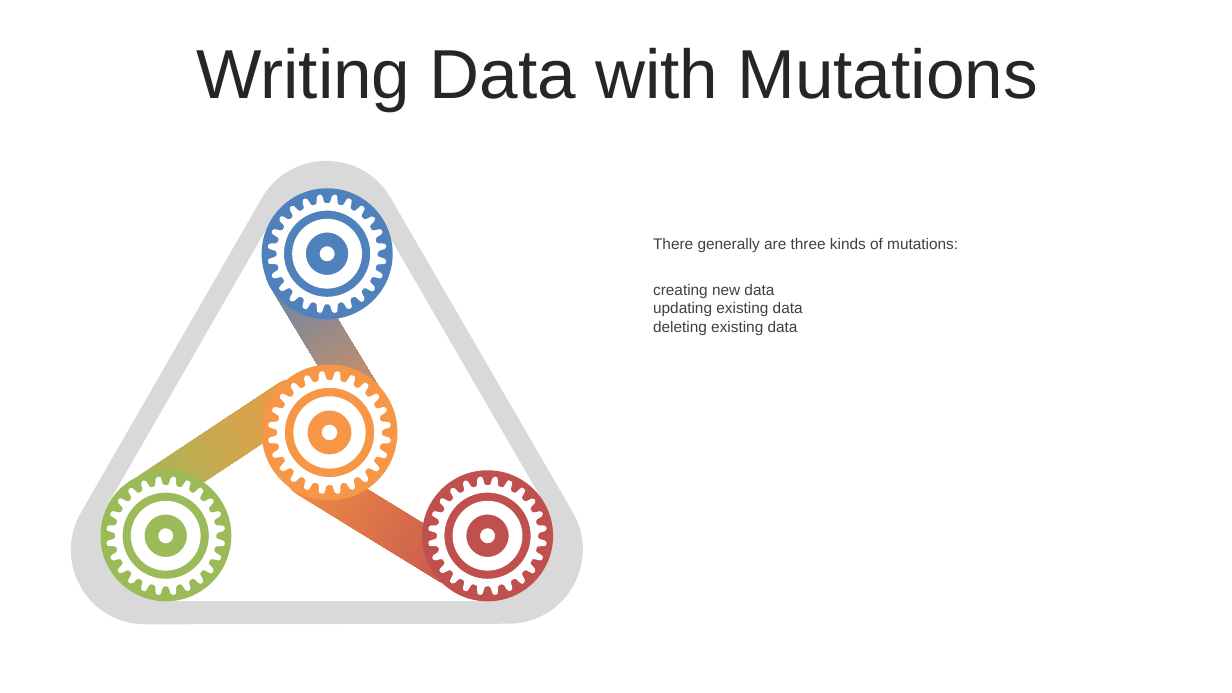
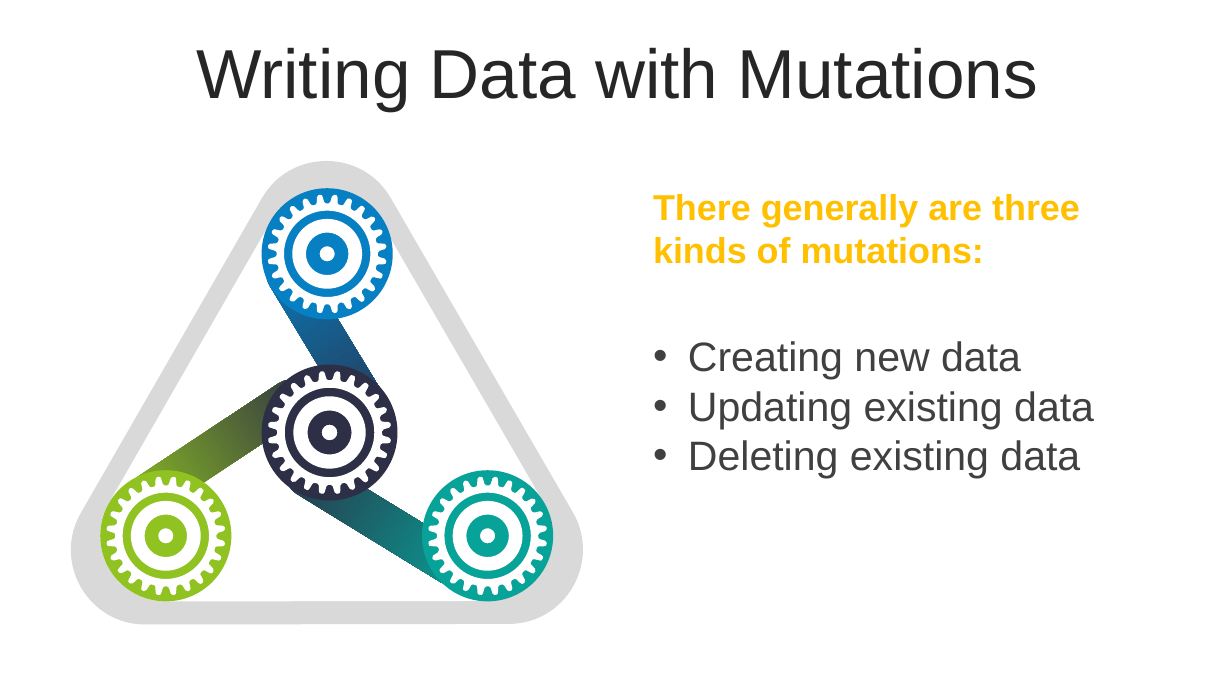
Before and after one commit to thanhlongvl/sportdemo, a slide deck: slide 11 of industry 4.0-Revolution-PowerPoint-Templates.pptx (slide 12 before the commit). Drawn at 1232x693 pixels with LibreOffice and Linux fonts; fonts in the diff are those of the drawing. Boxes give left, top, right and bottom in pixels: in the first picture for what was removed or moved away, otherwise in the second. Text is boxed around its words. In the diff, an @@ line names an element or a change of style, - is before the commit and + after.

```diff
--- a/industry 4.0-Revolution-PowerPoint-Templates.pptx
+++ b/industry 4.0-Revolution-PowerPoint-Templates.pptx
@@ freeform shape at (262,189,393,320): fill #4F81BD to #0680C3; outline redrawn @@
@@ text "There generally are three kinds ...": place and size @@
-text "There generally are three kinds ..." at (653,238,958,335)
+text "There generally are three kinds ..." at (653,194,1080,264)
@@ text "There generally are three kinds ..." at (653,194,1080,264): size 12 to 28 pt, text colour #404040 to #FFC000, bold on @@
@@ rounded rectangle at (259,247,403,447): fill gradient #4F81BD to #F79646 to gradient #0680C3 to #2C2F45 @@
@@ text at (653,284,803,335): paragraphs removed @@
-creating new data
-updating existing data
-deleting existing data
@@ text added at (688,341,1094,478), 32 pt, text #404040 @@
+• Creating new data
+• Updating existing data
+• Deleting existing data
@@ rounded rectangle at (121,372,319,522): fill gradient #9BBB59 to #F79646 to gradient #90C221 to #2C2F45 @@
@@ freeform shape at (262,365,397,501): fill #F79646 to #2C2F45 @@
@@ outline redrawn in 6 elements at (70,156,590,632), (99,188,558,608), (268,195,386,313), (106,477,225,595), (429,477,547,595), (268,372,391,494) @@
@@ rounded rectangle at (279,449,479,593): fill gradient #F79646 to #C0504D to gradient #2C2F45 to #07A398 @@
@@ freeform shape at (100,470,231,602): fill #9BBB59 to #90C221; outline redrawn @@
@@ freeform shape at (422,470,554,602): fill #C0504D to #07A398 @@
```
Also in this commit, not shown: 52 other slides changed, 4 slides added, 3 slides removed.
